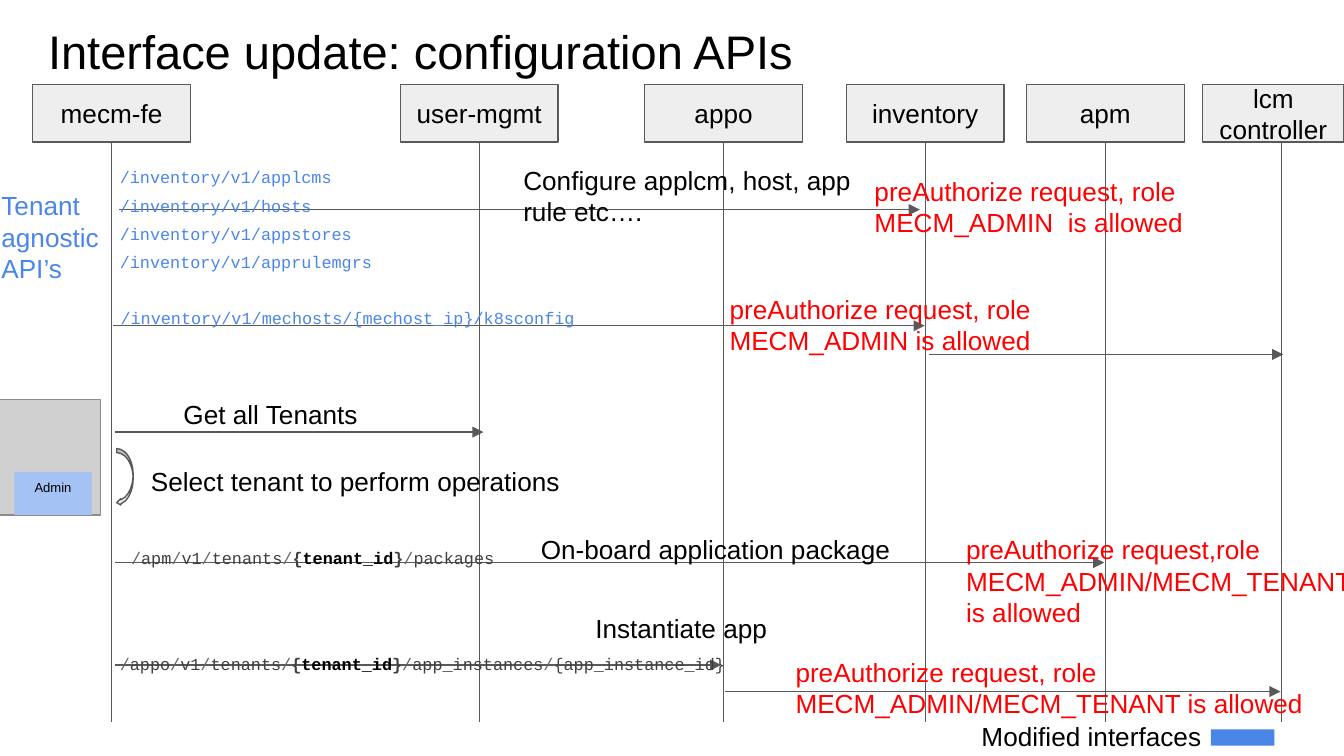
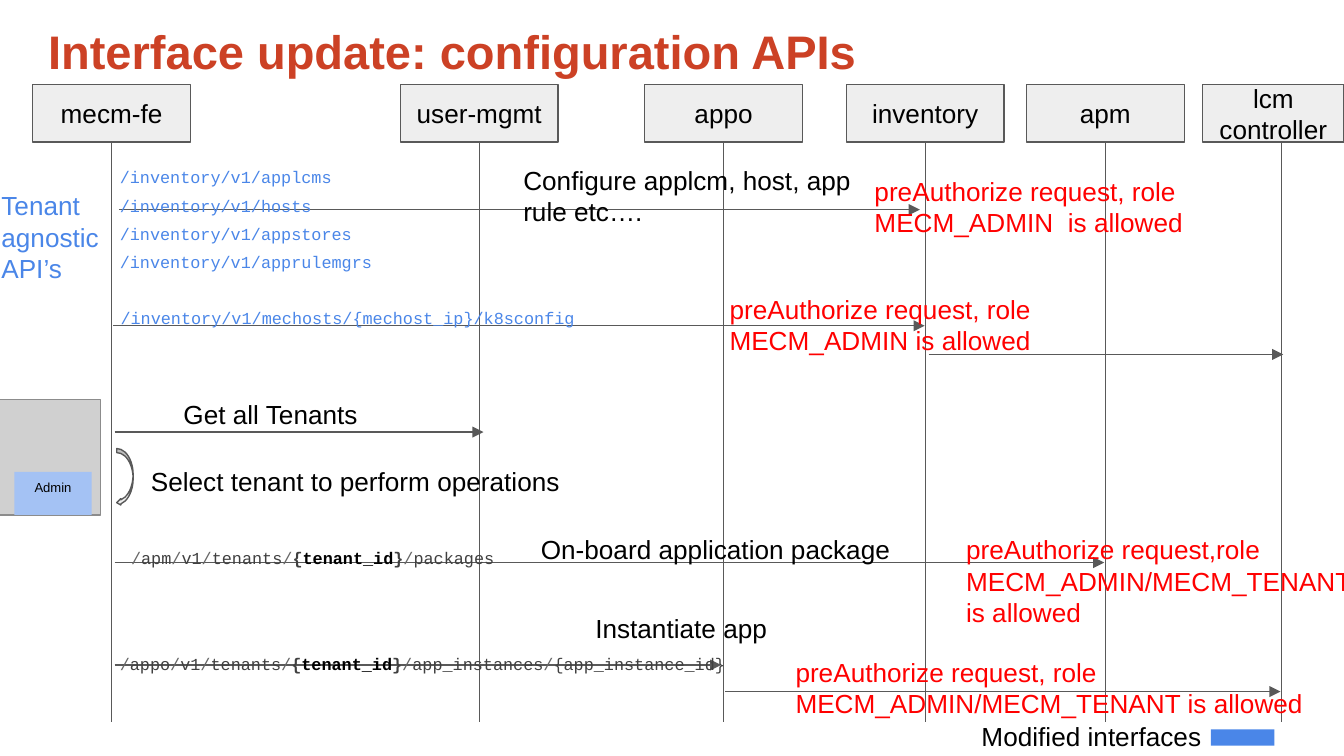
Before and after one commit to EdgeGallery/community, a slide deck: slide 7 of MECM PT/Release V1.1/MECM admin role support.pptx. Drawn at 1344x756 pixels with LibreOffice and Linux fonts; fonts in the diff are those of the drawing; grey boxes stand for pictures. Boxes give left, top, right and bottom in pixels: in the first picture for what was removed or moved away, otherwise in the second. Text is boxed around its words. In the diff, an @@ line names an element or a change of style, - is before the commit and + after.

```diff
--- a/MECM PT/Release V1.1/MECM admin role support.pptx
+++ b/MECM PT/Release V1.1/MECM admin role support.pptx
@@ title "Interface update: configuration APIs" at [48,35,855,78]: text colour #000000 to #CC4125, bold on @@
```
Also in this commit, not shown: 9 other slides changed.
